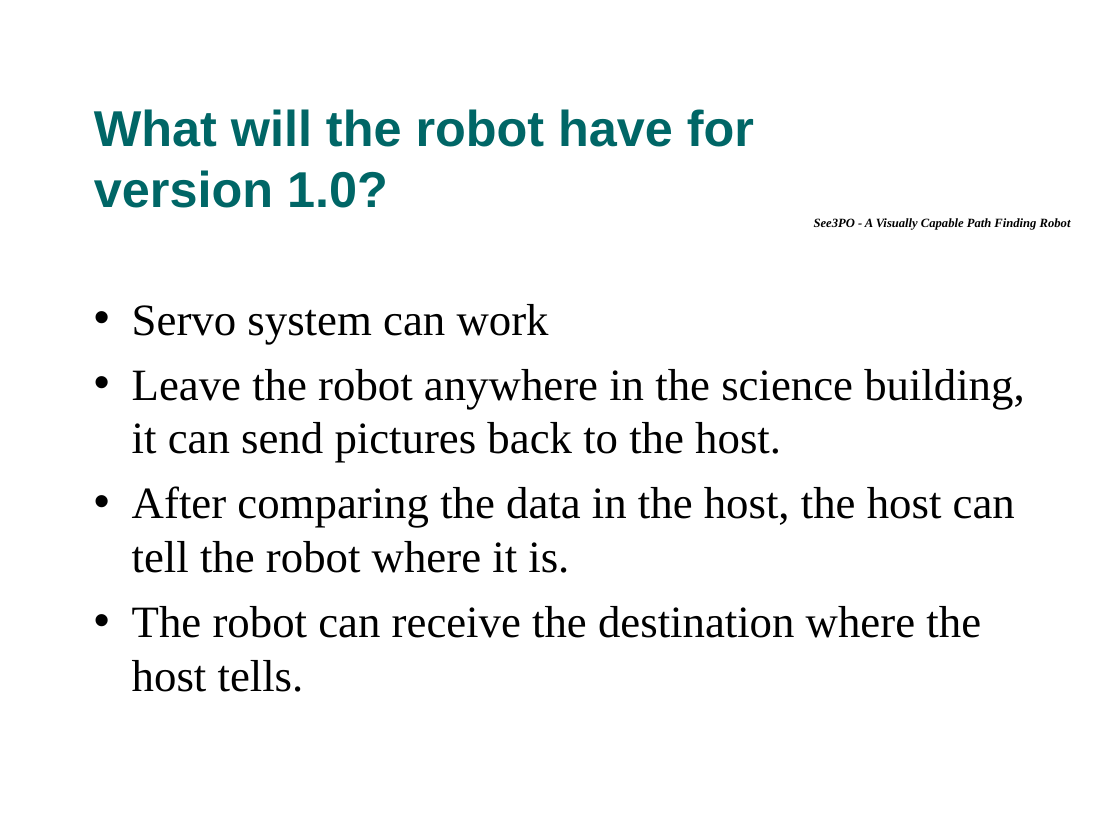
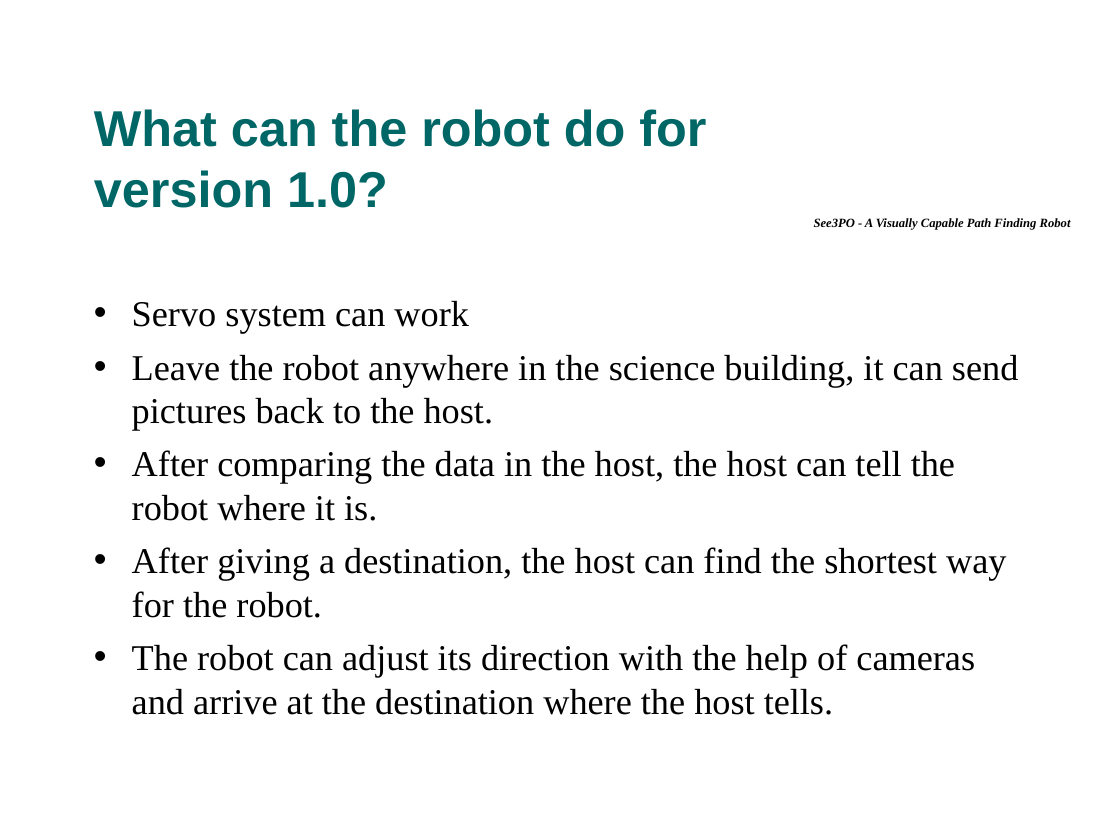
Before and after one commit to tkram01/see3po, a slide deck: slide 19 of Documents/PresentationFinal.ppt. Drawn at 1120x840 pixels with LibreOffice and Linux fonts; fonts in the diff are those of the drawing; background and template pictures are left out. Boxes give left, top, right and bottom in pixels: in the first picture for what was removed or moved away, otherwise in the second. Text is boxed around its words. In the diff, an @@ line names an element or a change of style, - is before the commit and + after.

```diff
--- a/Documents/PresentationFinal.ppt
+++ b/Documents/PresentationFinal.ppt
@@ title at bbox=[94, 109, 706, 208]: text changed @@
-What will the robot have for
-version 1.0?
+What can the robot do for
+version 1.0?
@@ text at bbox=[132, 300, 1018, 521]: size 32 to 25.9 pt in "Servo system can work", "Leave the robot anywhere in the science ...", "After comparing the data in the host, ..."; less space between paragraphs @@
@@ text at bbox=[132, 547, 1006, 715]: text changed; size 32 to 25.9 pt @@
-• The robot can receive the destination where the host tells.
+• After giving a destination, the host can find the shortest way for the robot.
+• The robot can adjust its direction with the help of cameras and arrive at the destination where the host tells.
```
Also in this commit, not shown: 2 other slides changed.
